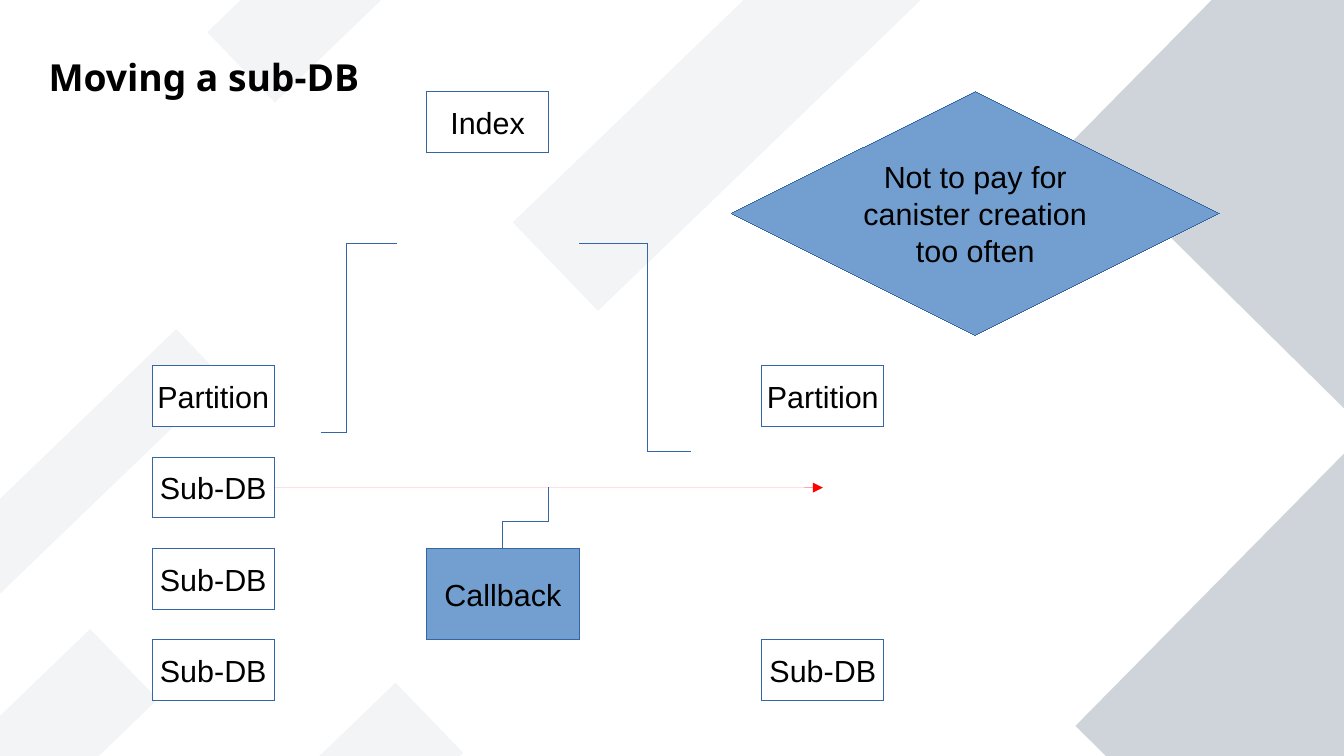
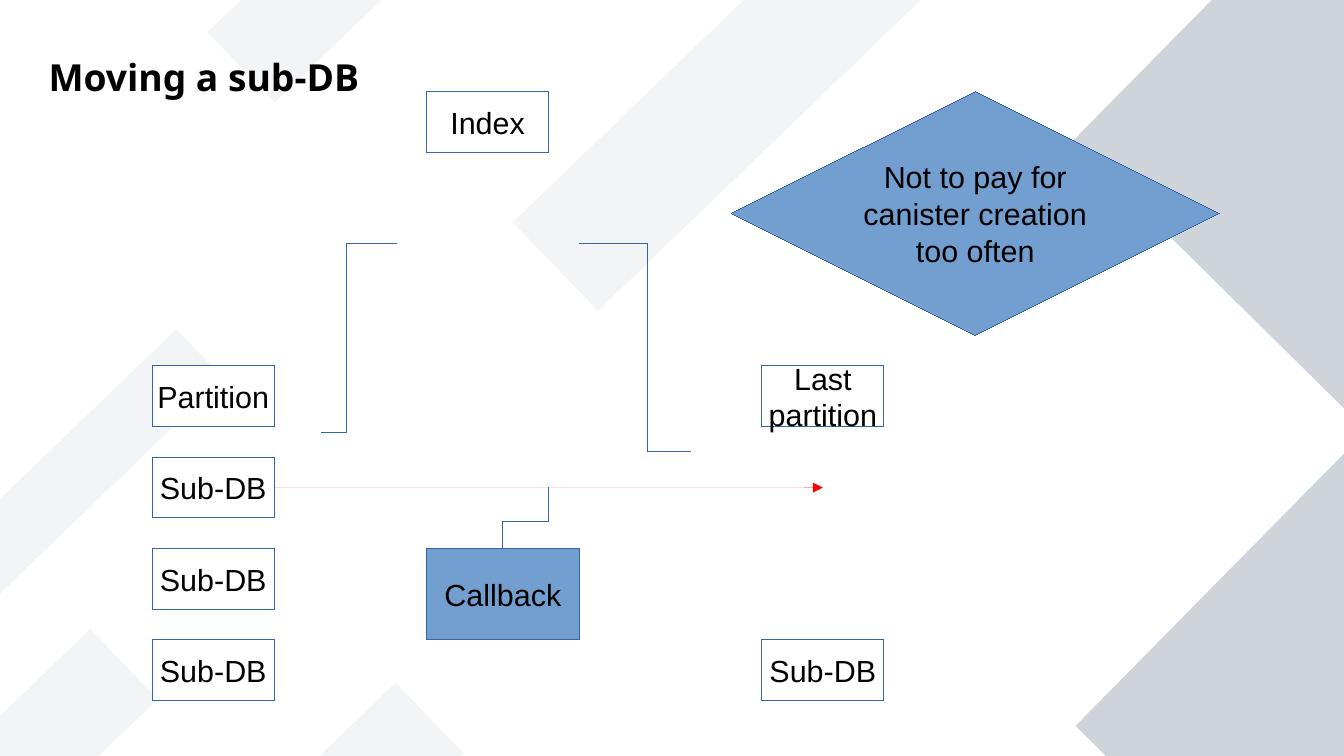
Before and after one commit to vporton/NacDB, a slide deck: slide 3 of docs/presentation.odp. Drawn at 1344x756 pixels with LibreOffice and Linux fonts; fonts in the diff are those of the drawing. Boxes give left, top, right and bottom in pixels: in the first picture for what was removed or moved away, otherwise in the second. Text is boxed around its words. In the diff, an @@ line names an element or a change of style, - is before the commit and + after.

```diff
--- a/docs/presentation.odp
+++ b/docs/presentation.odp
@@ text in rectangle at box(769, 365, 877, 432): text changed @@
-Partition
+Last
+partition
```
Also in this commit, not shown: 1 other slide changed.
